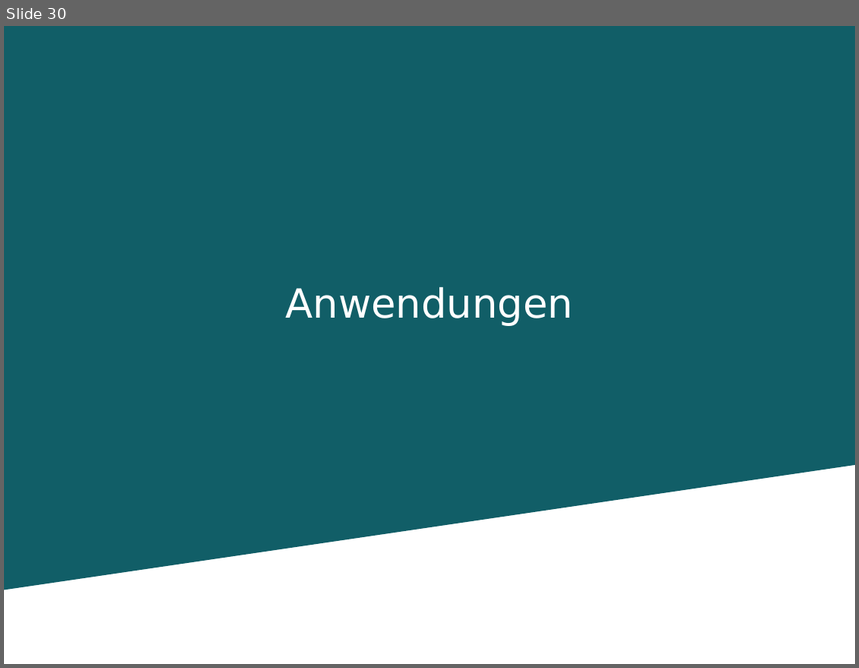
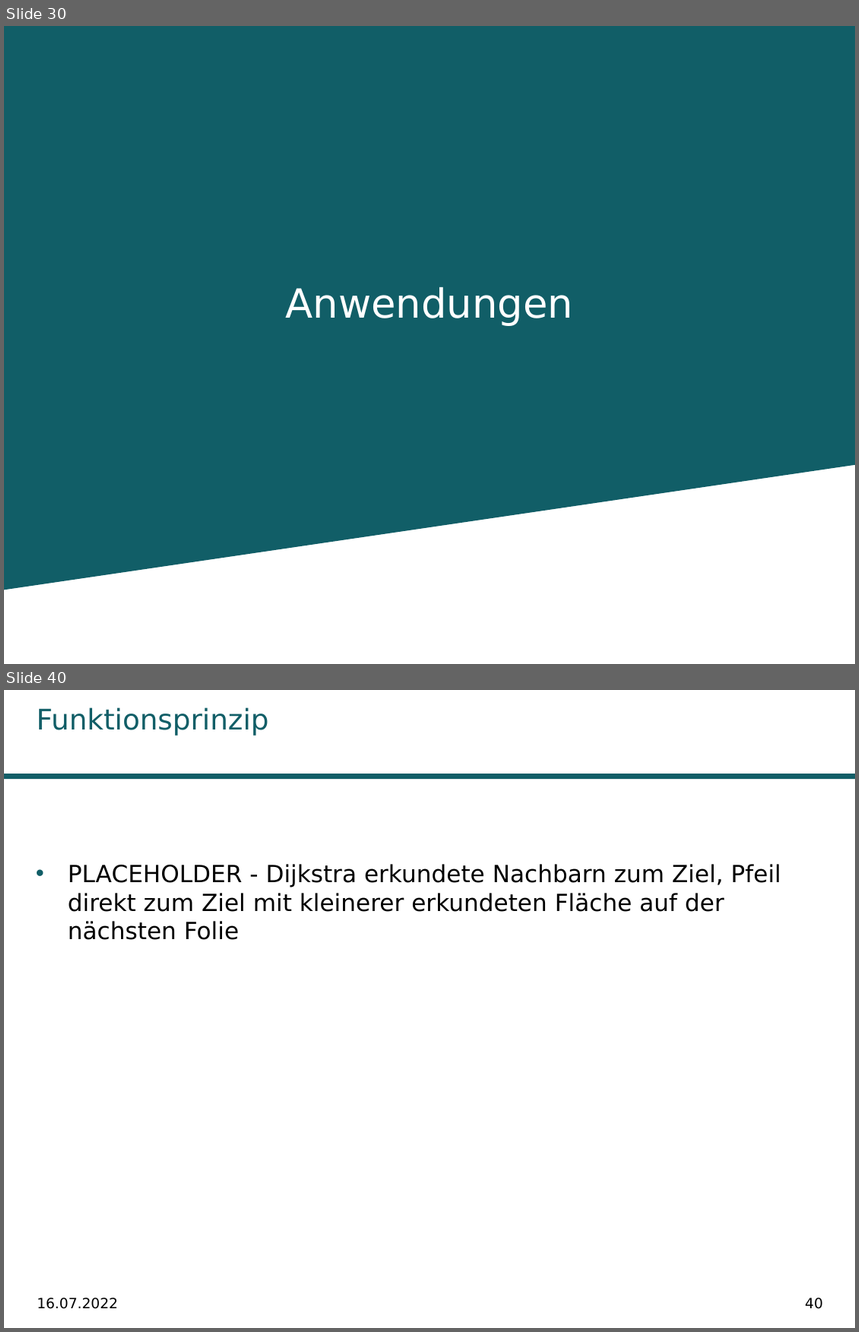
Before and after one commit to Kage0x3B/wissenschaftliches-arbeiten-praesentation, a slide deck: Präsentation Pfadplanungsalgorithmen.pptx. Shown one above the other, each under a label of ours: slide 30 before the commit, slides 30 and 40 after it; the slides between them are not shown. The pictures are 859x668 and 859x1332 pixels, drawn with LibreOffice and Linux fonts; fonts in the diff are those of the drawing; background and template pictures are left out. Boxes give left, top, right and bottom in pixels: in the first picture for what was removed or moved away, otherwise in the second. Text is boxed around its words. In the diff, an @@ line names an element or a change of style, - is before the commit and + after.

```diff
--- a/Präsentation Pfadplanungsalgorithmen.pptx
+++ b/Präsentation Pfadplanungsalgorithmen.pptx
@@ slide 40 added at [4,690,855,1328], background #FFFFFF @@
@@ title added at [37,707,269,735], 24 pt, text #115E67 @@
+Funktionsprinzip
@@ rectangle added at [4,774,855,778], fill #115E67 @@
@@ text added at [68,864,781,940], 20 pt, text #000000 @@
+• PLACEHOLDER - Dijkstra erkundete Nachbarn zum Ziel, Pfeil direkt zum Ziel mit kleinerer erkundeten Fläche auf der nächsten Folie
@@ text added at [37,1298,118,1309], 12 pt, text #000000 @@
+16.07.2022
@@ page number added at [805,1298,823,1309], 12 pt, text #000000 @@
+40
```
Also in this commit, not shown: 27 slides changed, 12 other slides added, 3 other files.
